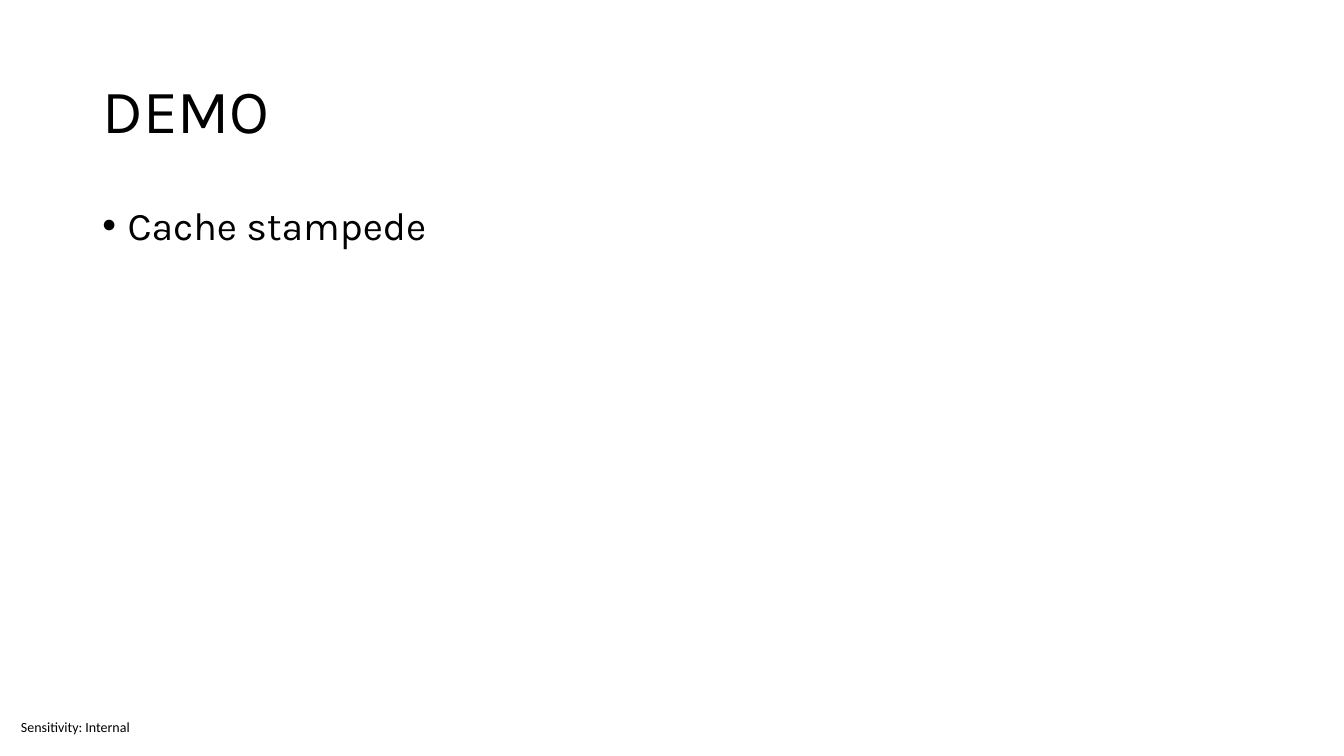
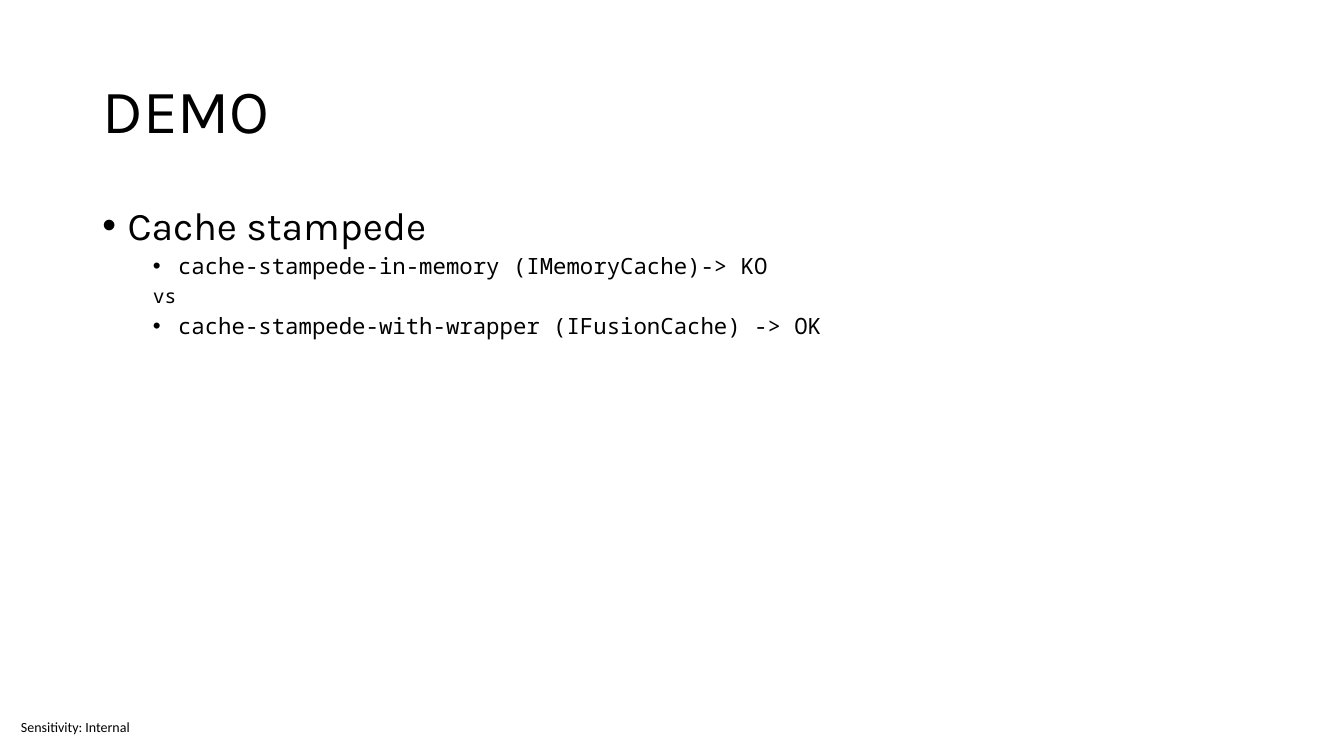
Before and after one commit to sabbadino/cache-like-a-pro-fusion-cache, a slide deck: slide 30 of cache-like-a-pro.pptx (slide 29 before the commit). Drawn at 1344x756 pixels with LibreOffice and Linux fonts; fonts in the diff are those of the drawing. Boxes give left, top, right and bottom in pixels: in the first picture for what was removed or moved away, otherwise in the second. Text is boxed around its words. In the diff, an @@ line names an element or a change of style, - is before the commit and + after.

```diff
--- a/cache-like-a-pro.pptx
+++ b/cache-like-a-pro.pptx
@@ text at (153, 257, 821, 339): paragraphs added @@
+  • cache-stampede-in-memory (IMemoryCache)-> KO
+  vs
+  • cache-stampede-with-wrapper (IFusionCache) -> OK
```
Also in this commit, not shown: 13 other slides changed, 1 slide added, 23 other files.
